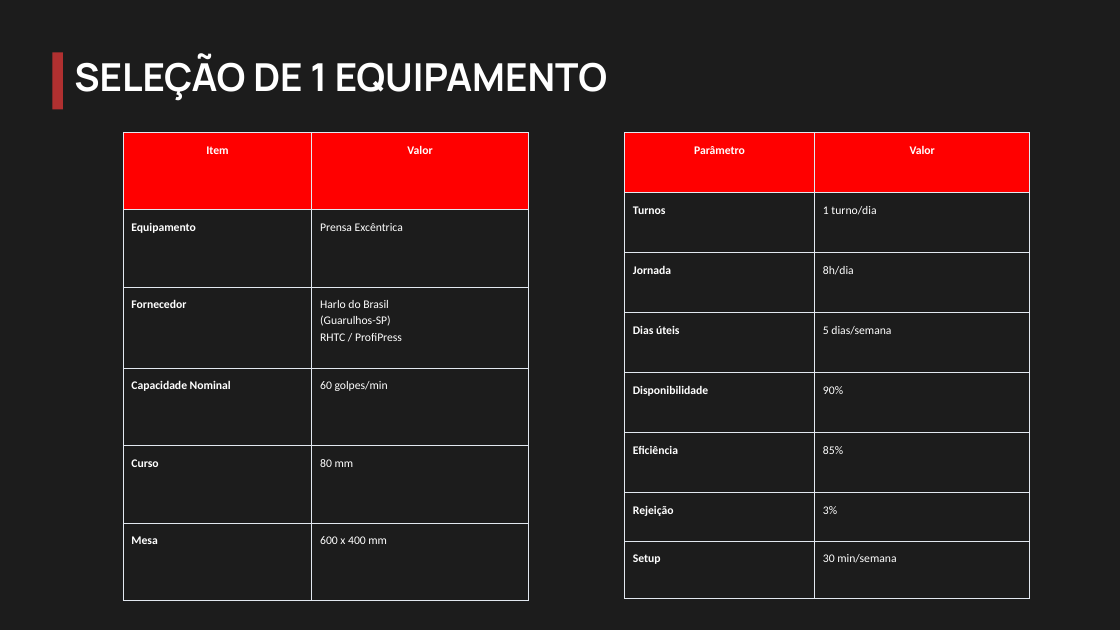
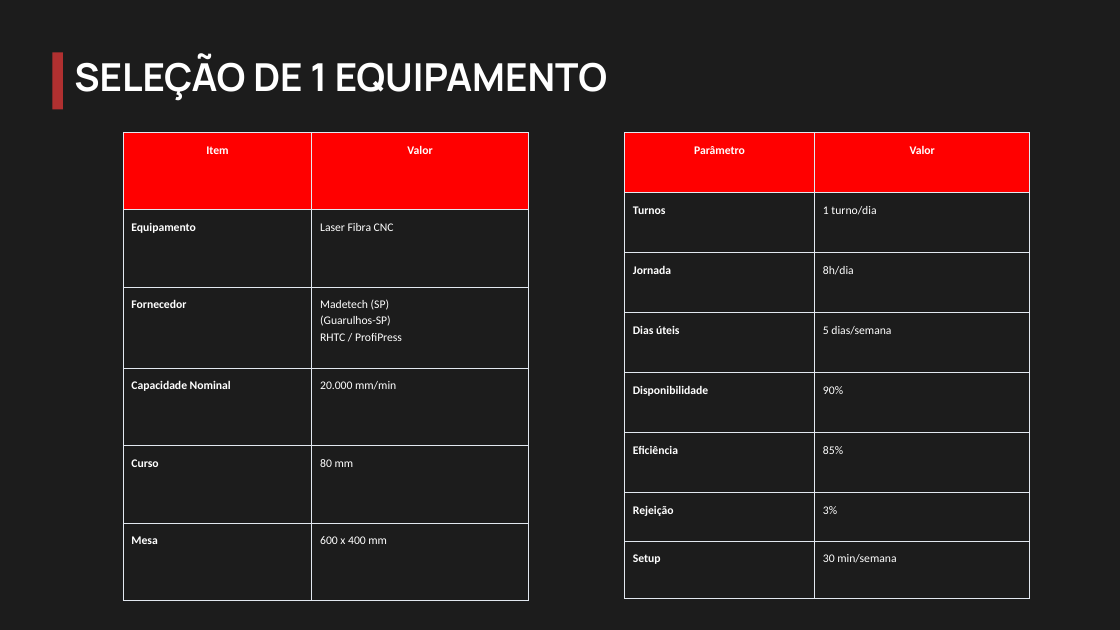
Before and after one commit to eidryan/arranjo, a slide deck: slide 20 of 01_apresentacao/apresentacao_final.pptx. Drawn at 1120x630 pixels with LibreOffice and Linux fonts; fonts in the diff are those of the drawing. Boxes give left, top, right and bottom in pixels: in the first picture for what was removed or moved away, otherwise in the second. Text is boxed around its words. In the diff, an @@ line names an element or a change of style, - is before the commit and + after.

```diff
--- a/01_apresentacao/apresentacao_final.pptx
+++ b/01_apresentacao/apresentacao_final.pptx
@@ table at [124, 133, 529, 548] @@
-row 2, column 2: Prensa Excêntrica
+row 2, column 2: Laser Fibra CNC
-row 3, column 2: Harlo do Brasil / (Guarulhos-SP) / RHTC / ProfiPress
+row 3, column 2: Madetech (SP) / (Guarulhos-SP) / RHTC / ProfiPress
-row 4, column 2: 60 golpes/min
+row 4, column 2: 20.000 mm/min
```
Also in this commit, not shown: 9 other slides changed, 1 other file.
